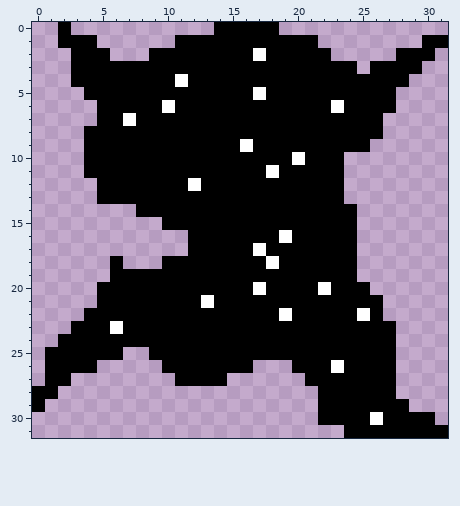
Pixel-art sprite -- exercises/dodge-em/assets/images/void.png. Above, as it was before the edit.
The file is 96x96 pixels, drawn in blocks of 3x3; one block is one cell here.
After:
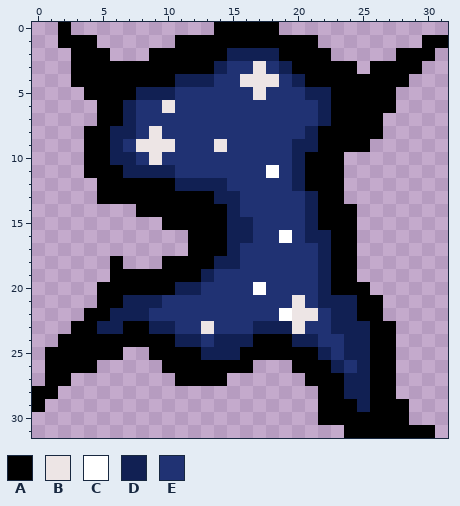
Palette (. is transparent): A #000000  B #ede5e5  C #ffffff  D #112053  E #203273
Edits made:
The edit turns colour C into colour A in row 6 at x 23; in row 22 at x 25; in row 30 at x 26.
The edit turns colour A into colour B in row 3 at x 17; in row 4 at x 16 to 18; in row 8 at x 9; in row 9 at x 8 to 10 and 14; in row 10 at x 9; in row 21 at x 20.
The edit turns colour A into colour B in row 22 at x 20 to 21; in row 23 at x 13 and 20.
The edit turns colour C into colour B in row 5 at x 17; in row 6 at x 10.
The edit turns colour A into colour D in row 2 at x 15 to 16 and 18; in row 3 at x 14 and 19; in row 4 at x 12 to 13 and 20; in row 5 at x 8 to 10 and 21 to 22; in row 6 at x 7 and 22; in row 7 at x 22.
The edit turns colour A into colour D in row 8 at x 6 to 7 and 21; in row 9 at x 6 and 20 to 21; in row 10 at x 6 to 7; in row 11 at x 7 to 10 and 20; in row 12 at x 11, 13 to 14 and 20; in row 13 at x 14 to 15 and 21.
The edit turns colour A into colour D in row 14 at x 15 and 21; in row 15 at x 15 to 16 and 21; in row 16 at x 15 to 16 and 21 to 22; in row 17 at x 15 and 22; in row 18 at x 14 to 15 and 22; in row 19 at x 13 and 22.
The edit turns colour A into colour D in row 20 at x 11 to 12; in row 21 at x 7 to 9 and 22 to 24; in row 22 at x 6 to 8 and 23 to 24; in row 23 at x 5, 9 to 10, 17 to 19 and 23 to 25; in row 24 at x 11 to 12, 14 to 16, 20 to 21 and 24 to 25; in row 25 at x 13 to 15, 22 and 24 to 25.
The edit turns colour A into colour D in row 26 at x 25; in rows 27 to 28 at x 24 to 25; in row 29 at x 25.
The edit turns colour C into colour D in row 2 at x 17; in row 4 at x 11; in row 7 at x 7; in row 10 at x 20; in row 12 at x 12; in row 20 at x 22.
The edit turns colour C into colour D in row 23 at x 6; in row 26 at x 23.
The edit turns colour A into colour E in row 3 at x 15 to 16 and 18; in row 4 at x 14 to 15 and 19; in row 5 at x 11 to 16 and 18 to 20; in row 6 at x 8 to 9 and 11 to 21; in row 7 at x 8 to 21; in row 8 at x 8 and 10 to 20.
The edit turns colour A into colour E in row 9 at x 7, 11 to 13, 15 and 17 to 19; in row 10 at x 8 and 10 to 19; in row 11 at x 11 to 17 and 19; in row 12 at x 15 to 19; in rows 13 to 14 at x 16 to 20; in row 15 at x 17 to 20.
The edit turns colour A into colour E in row 16 at x 17 to 18 and 20; in row 17 at x 16 and 18 to 21; in row 18 at x 16 to 17 and 19 to 21; in row 19 at x 14 to 21; in row 20 at x 13 to 16 and 18 to 21; in row 21 at x 10 to 12, 14 to 19 and 21.
The edit turns colour A into colour E in row 22 at x 9 to 18 and 22; in row 23 at x 11 to 12, 14 to 16 and 21 to 22; in row 24 at x 13 and 22 to 23; in row 25 at x 23; in row 26 at x 24.
The edit turns colour C into colour E in row 9 at x 16; in row 17 at x 17; in row 18 at x 18; in row 21 at x 13.
The edit erases colour A in row 30 at x 29 to 30; in row 31 at x 31.
Changed places in both pictures, as pixel boxes (x1, y1, x2, y2):
changed: (97, 48, 448, 438)
